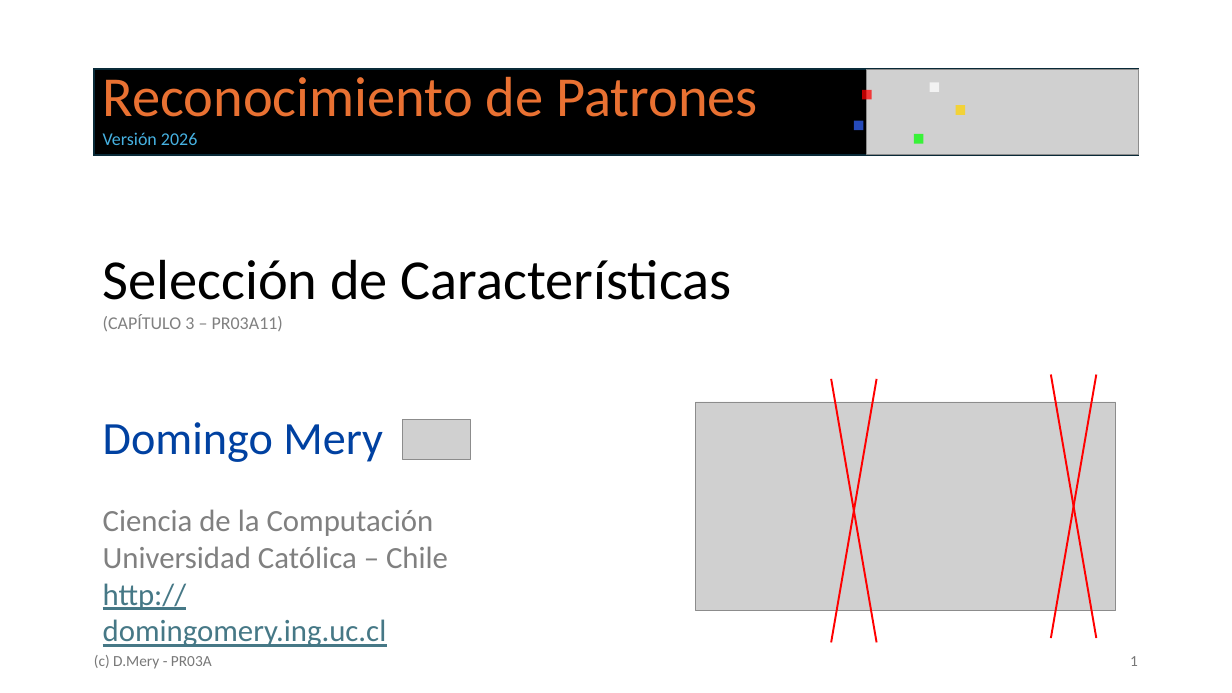
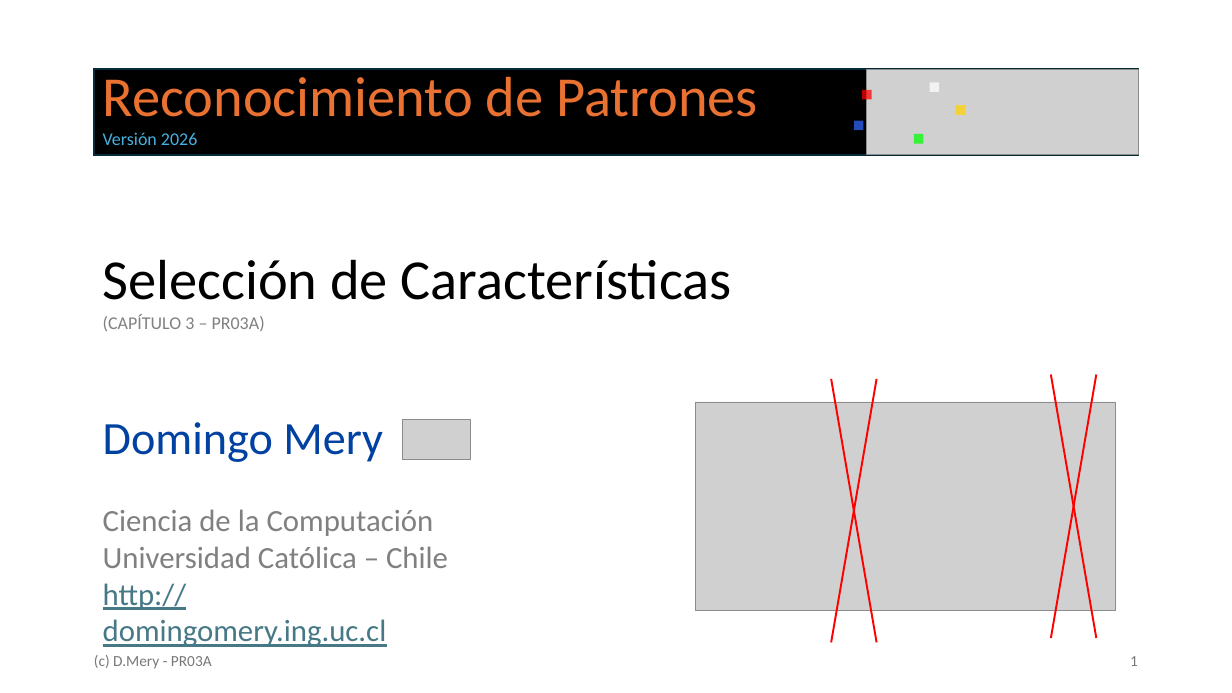
Before and after one commit to domingomery/pr, a slide deck: slide 1 of clases/PR03_Seleccion_de_Caracteristicas/presentaciones/pptx/PR03A_SeleccionCaracteristicas.pptx. Drawn at 1232x693 pixels with LibreOffice and Linux fonts; fonts in the diff are those of the drawing; grey boxes stand for pictures. Boxes give left, top, right and bottom in pixels: in the first picture for what was removed or moved away, otherwise in the second. Text is boxed around its words. In the diff, an @@ line names an element or a change of style, - is before the commit and + after.

```diff
--- a/clases/PR03_Seleccion_de_Caracteristicas/presentaciones/pptx/PR03A_SeleccionCaracteristicas.pptx
+++ b/clases/PR03_Seleccion_de_Caracteristicas/presentaciones/pptx/PR03A_SeleccionCaracteristicas.pptx
@@ text at (103, 314, 265, 331): text changed @@
-(CAPÍTULO 3 – PR03A11)
+(CAPÍTULO 3 – PR03A)
```
Also in this commit, not shown: 4 other files.
